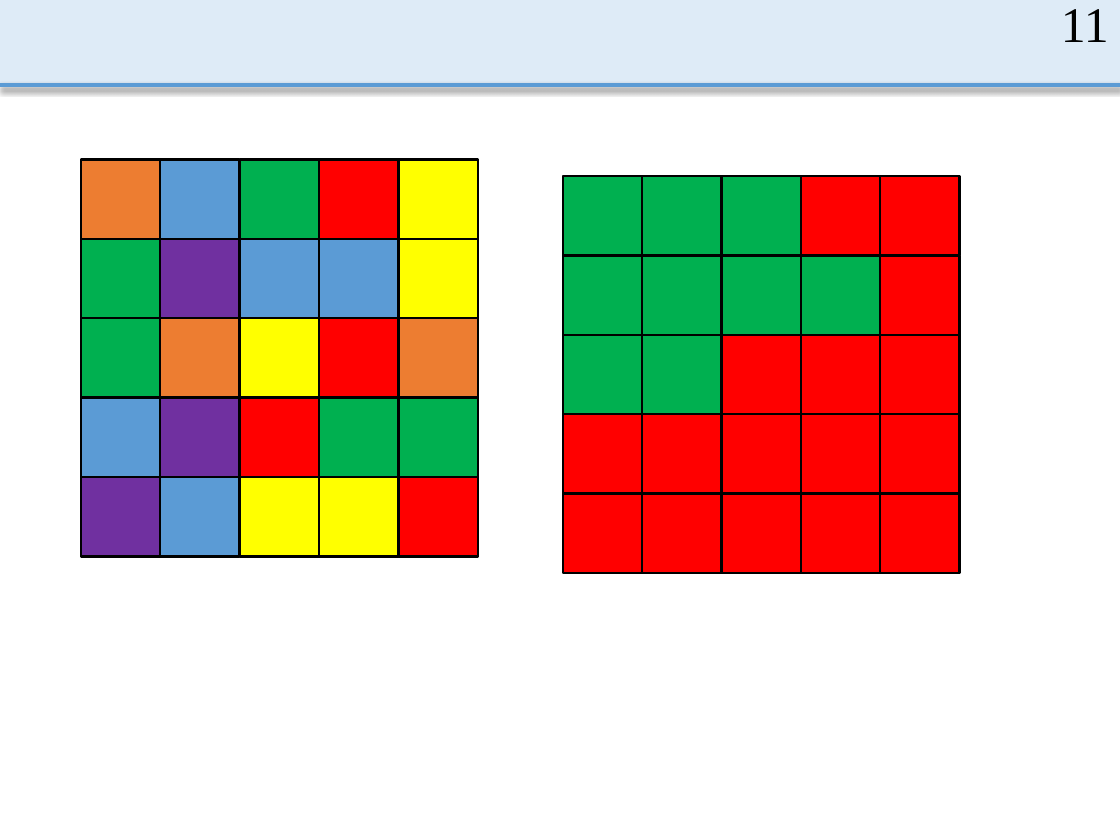
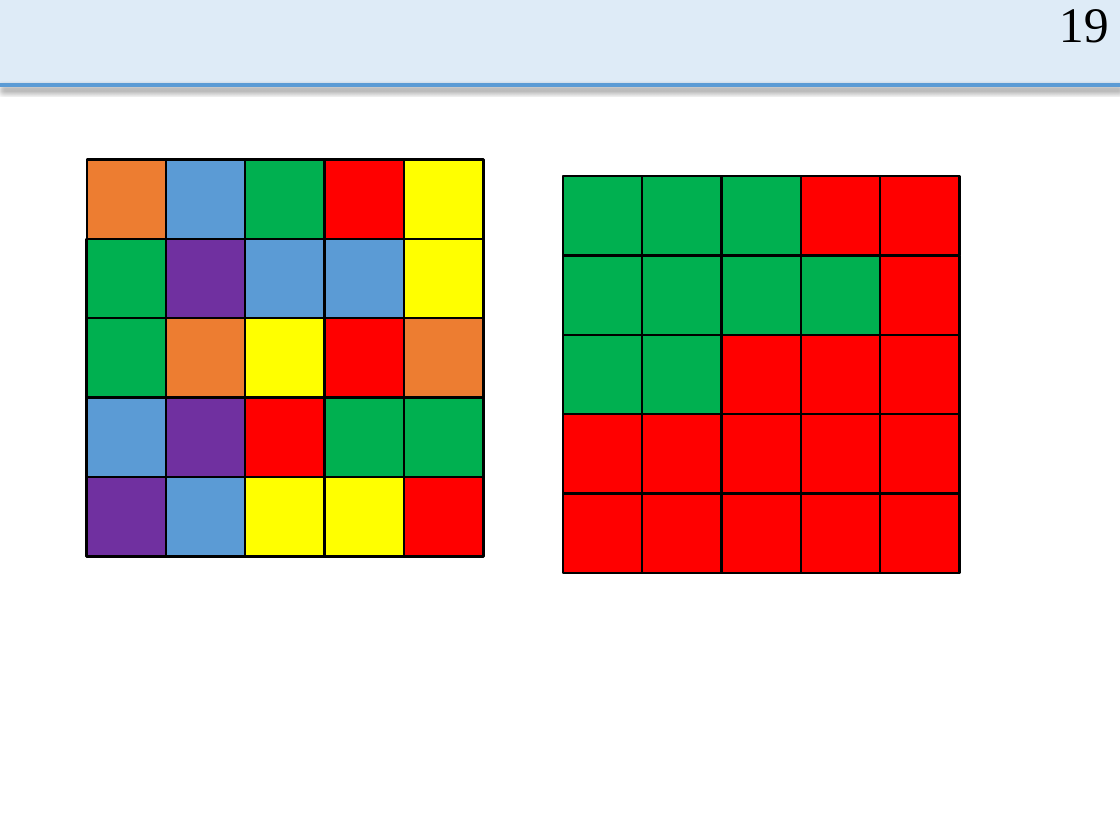
Before and after one commit to MasayaOda/SR, a slide deck: slide 19 of 中間発表.pptx (slide 11 before the commit). Drawn at 1120x840 pixels with LibreOffice and Linux fonts; fonts in the diff are those of the drawing. Boxes give left, top, right and bottom in pixels: in the first picture for what was removed or moved away, otherwise in the second. Text is boxed around its words. In the diff, an @@ line names an element or a change of style, - is before the commit and + after.

```diff
--- a/中間発表.pptx
+++ b/中間発表.pptx
@@ page number at <box>1059,9,1109,43</box>: text changed @@
-11
+19
@@ 25 rectangles: place and size @@
-25 rectangles at <box>81,159,478,557</box>
+25 rectangles at <box>86,159,484,557</box>
```
Also in this commit, not shown: 13 other slides changed, 2 slides added.
